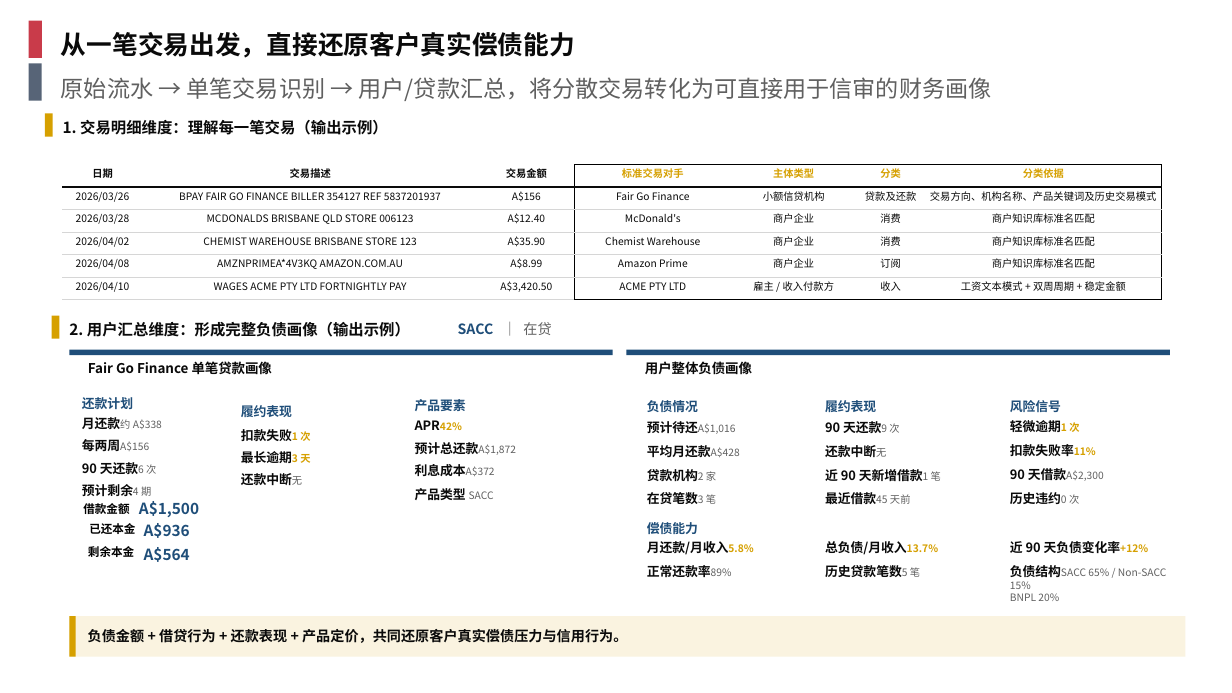
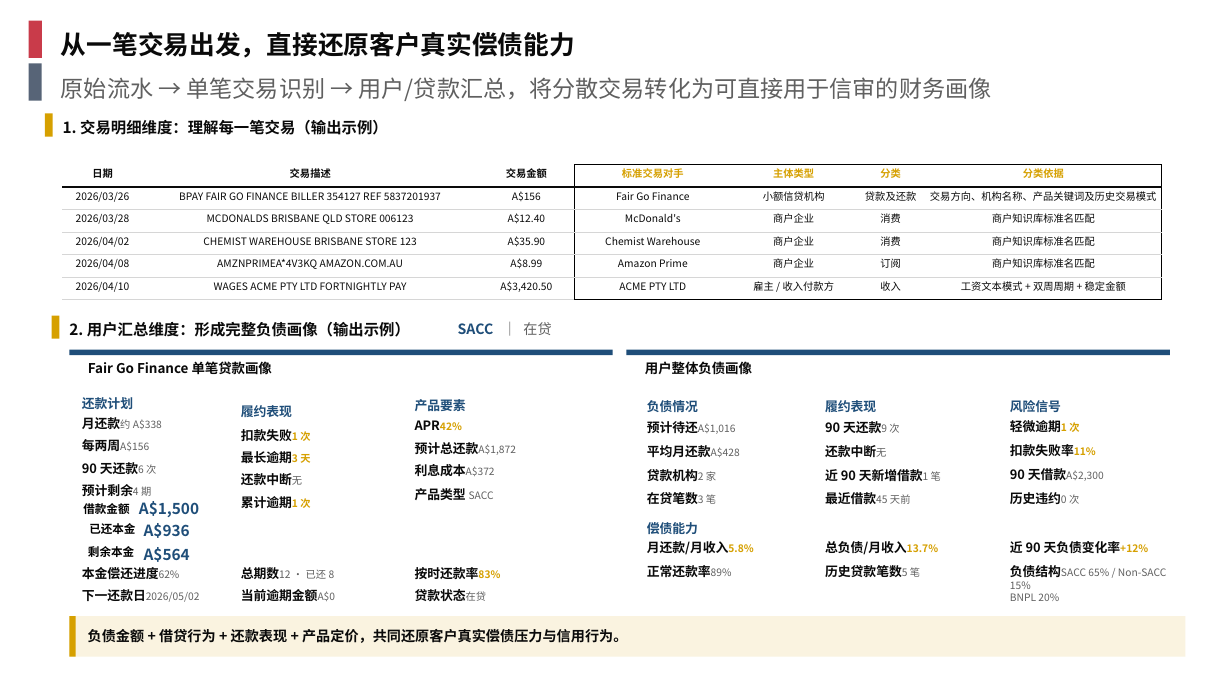
Before and after one commit to EliamZhang/AI-report-materials---August-13th, a slide deck: slide 2 of 银行流水分享_V2.0.pptx. Drawn at 1232x693 pixels with LibreOffice and Linux fonts; fonts in the diff are those of the drawing; background and template pictures are left out. Boxes give left, top, right and bottom in pixels: in the first picture for what was removed or moved away, otherwise in the second. Text is boxed around its words. In the diff, an @@ line names an element or a change of style, - is before the commit and + after.

Commit message:
银行流水分享 V2.0 第 2 页左卡 Fair Go 单笔画像补充生命周期指标：履约表现列加第 4 行「累计逾期 1 次」（金，三列统一 4/4/4 行），生命周期数字区下方新增 2 行×3 格（本金偿还进度 62%/总期数 12·已还 8/按时还款率 83% 金/下一还款日 2026/05/02/当前逾期金额 A$0/贷款状态 在贷）；示例数据自洽（62%=已还 936÷1,500、12−8=剩余 4 期、83%=6 次还款成功 5 次）

```diff
--- a/银行流水分享_V2.0.pptx
+++ b/银行流水分享_V2.0.pptx
@@ text added at box(241, 496, 310, 508), 10 pt, text #0A0A0A, bold @@
+累计逾期1 次
@@ text added at box(82, 567, 180, 579), 10 pt, text #0A0A0A, bold @@
+本金偿还进度62%
@@ text added at box(241, 567, 335, 579), 8 pt, text #606060 @@
+总期数12 · 已还 8
@@ text added at box(415, 567, 500, 579), 10 pt, text #0A0A0A, bold @@
+按时还款率83%
@@ text added at box(82, 589, 200, 602), 8 pt, text #606060 @@
+下一还款日2026/05/02
@@ text added at box(241, 589, 336, 601), 10 pt, text #0A0A0A, bold @@
+当前逾期金额A$0
@@ text added at box(415, 589, 487, 601), 10 pt, text #0A0A0A, bold @@
+贷款状态在贷
```
